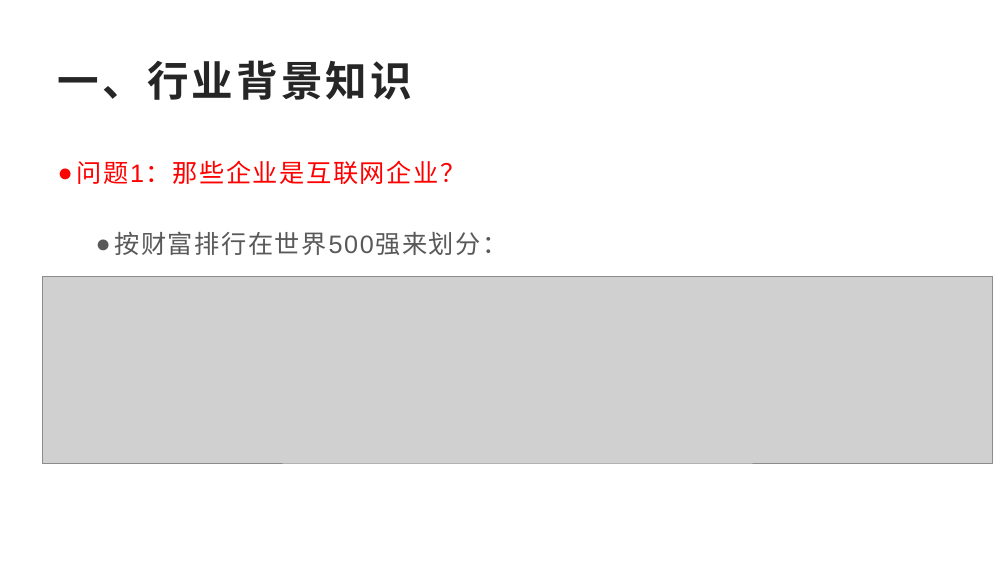
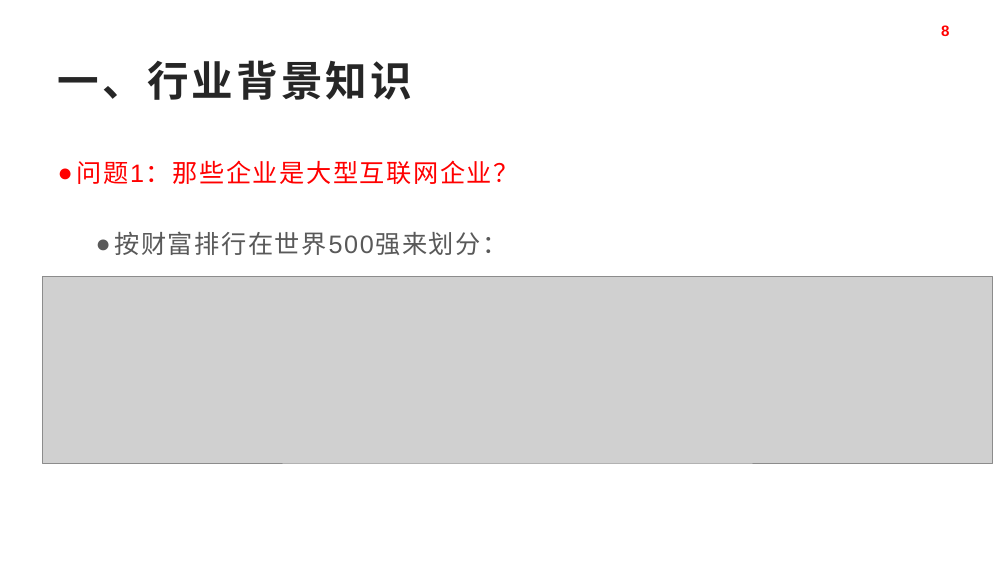
Before and after one commit to pkcile/firstPage, a slide deck: slide 8 of job/gis/download/GIS行业应用-12-28.pptx (slide 7 before the commit). Drawn at 1008x567 pixels with LibreOffice and Linux fonts; fonts in the diff are those of the drawing; grey boxes stand for pictures. Boxes give left, top, right and bottom in pixels: in the first picture for what was removed or moved away, otherwise in the second. Text is boxed around its words. In the diff, an @@ line names an element or a change of style, - is before the commit and + after.

Commit message:
GIS行业应用-12-28-更新

```diff
--- a/job/gis/download/GIS行业应用-12-28.pptx
+++ b/job/gis/download/GIS行业应用-12-28.pptx
@@ page number added at [941,24,949,40], 14.4 pt, text #FF0000, bold @@
+8
@@ text at [77,160,519,184]: text changed @@
-● 问题1：那些企业是互联网企业？
+● 问题1：那些企业是大型互联网企业？
```
Also in this commit, not shown: 66 other slides changed, 1 slide added, 2 slides removed, 3 other files.
